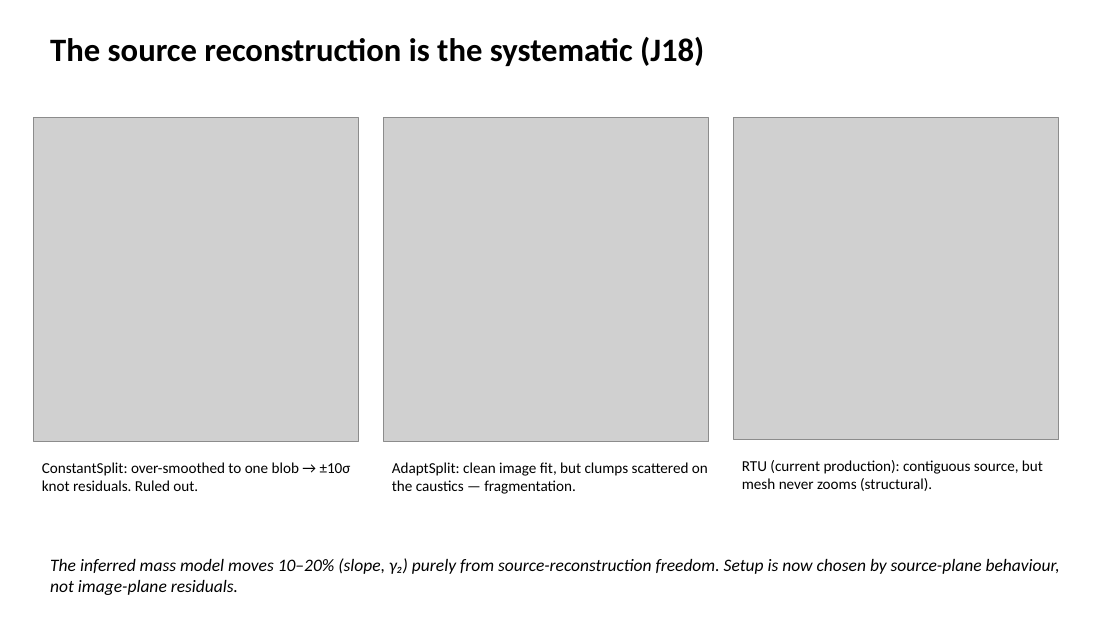
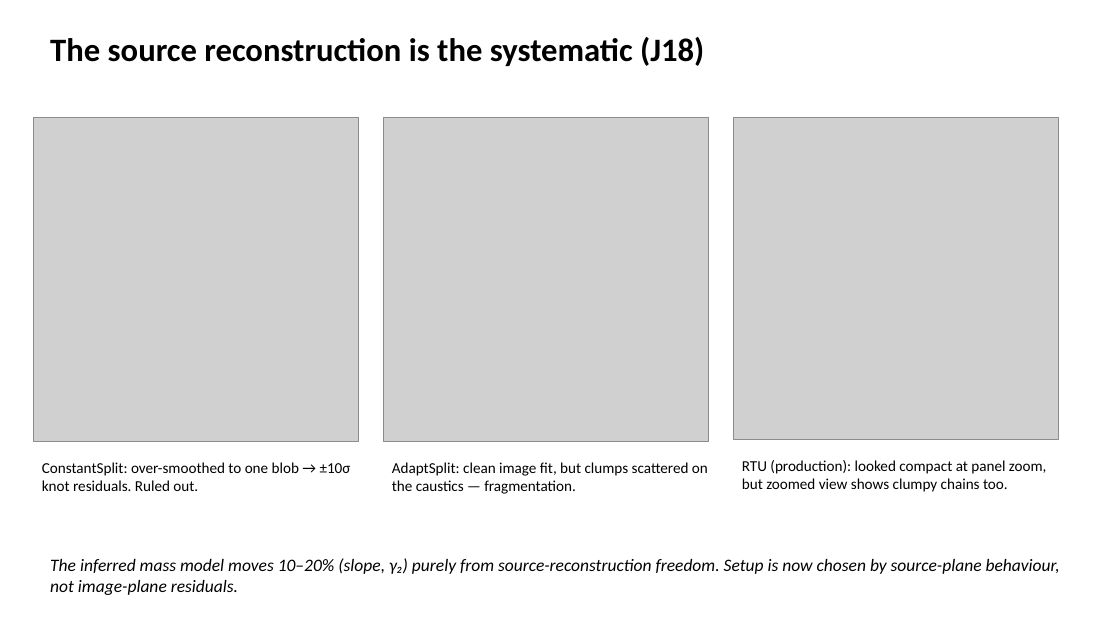
Before and after one commit to gravlensingcuhk/PyAutoLens-Project, a slide deck: slide 10 of docs/update_2026-11-12/cowls_status_2026-11-12.pptx (slide 9 before the commit). Drawn at 1120x630 pixels with LibreOffice and Linux fonts; fonts in the diff are those of the drawing; grey boxes stand for pictures. Boxes give left, top, right and bottom in pixels: in the first picture for what was removed or moved away, otherwise in the second. Text is boxed around its words. In the diff, an @@ line names an element or a change of style, - is before the commit and + after.

```diff
--- a/docs/update_2026-11-12/cowls_status_2026-11-12.pptx
+++ b/docs/update_2026-11-12/cowls_status_2026-11-12.pptx
@@ text at box(742, 460, 1046, 492): text changed @@
-RTU (current production): contiguous source, but mesh never zooms (structural).
+RTU (production): looked compact at panel zoom, but zoomed view shows clumpy chains too.
```
Also in this commit, not shown: 2 other slides changed, 2 slides added, 5 other files.
